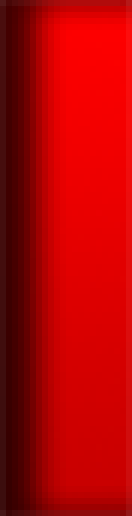
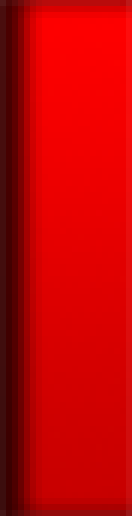
Two versions of the same layered image (132x516). Layer-by-layer changes:
pixels changed over [6, 0, 132, 516] (layer not identified)
